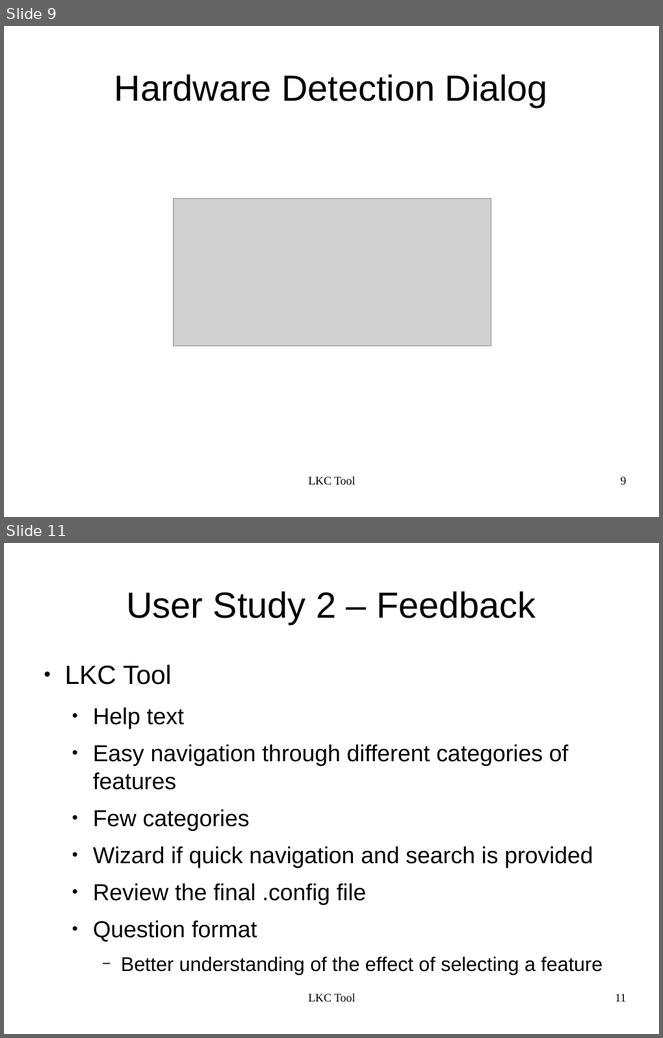
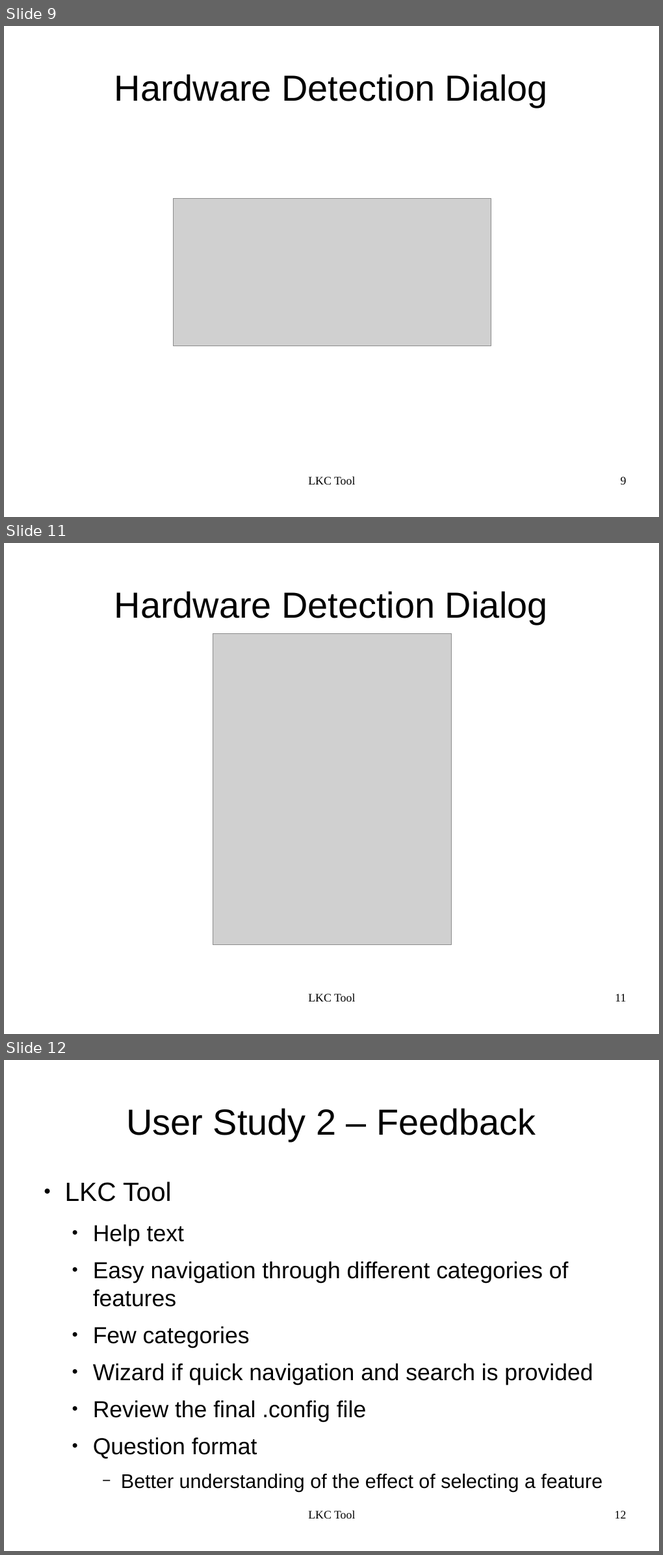
Before and after one commit to kbak/lkc, a slide deck: presentation/lkc.odp. Shown one above the other, each under a label of ours: slides 9 and 11 before the commit, slides 9, 11 and 12 after it; the slides between them are not shown. The pictures are 663x1038 and 663x1555 pixels, drawn with LibreOffice and Linux fonts; fonts in the diff are those of the drawing; grey boxes stand for pictures. Boxes give left, top, right and bottom in pixels: in the first picture for what was removed or moved away, otherwise in the second. Text is boxed around its words. In the diff, an @@ line names an element or a change of style, - is before the commit and + after.

```diff
--- a/presentation/lkc.odp
+++ b/presentation/lkc.odp
@@ slide 11 added at (4, 543, 659, 1034), background #FFFFFF @@
@@ title added at (114, 591, 548, 624), 44 pt, text #000000 @@
+Hardware Detection Dialog
@@ picture added at (213, 633, 452, 945) @@
@@ text added at (308, 993, 355, 1002), 14 pt, text #000000 @@
+LKC Tool
@@ page number added at (615, 994, 626, 1002), 14 pt, text #000000 @@
+11
@@ what was slide 11 is now slide 12 @@
@@ page number at (615, 1511, 627, 1519): text changed @@
-11
+12
```
Also in this commit, not shown: 6 slides changed, 1 other file.
